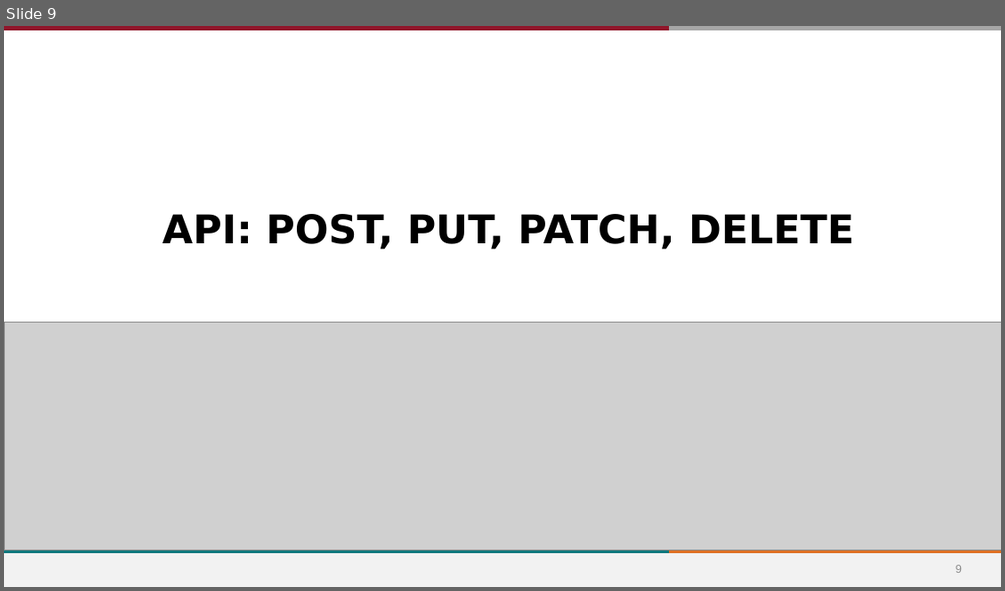
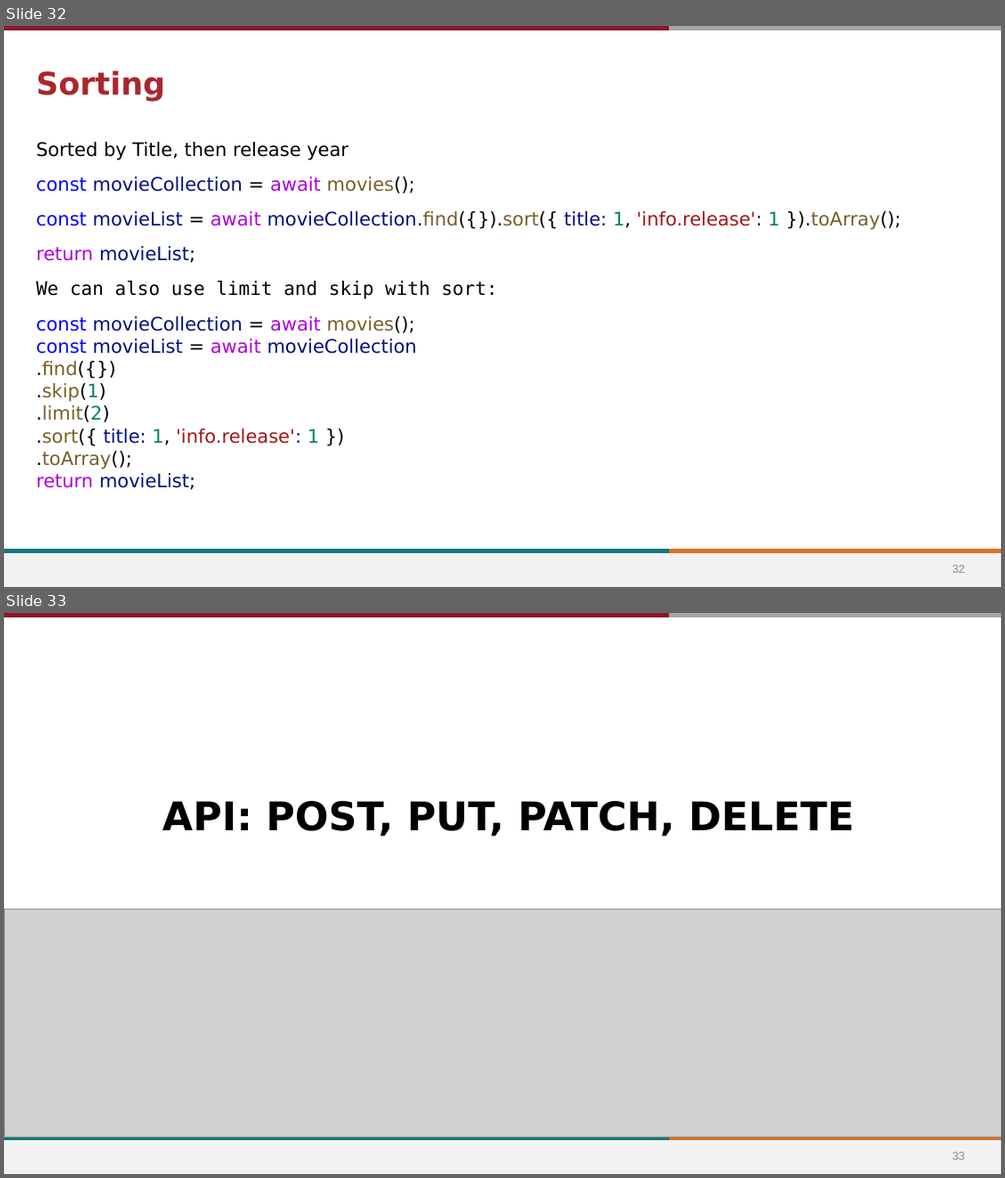
Before and after one commit to stevens-cs546-cs554/CS-546, a slide deck: lecture_06/API Development and Intermediate MongoDB.pptx. Shown one above the other, each under a label of ours: slide 9 before the commit, slides 32 and 33 after it. The pictures are 1005x591 and 1005x1178 pixels, drawn with LibreOffice and Linux fonts; fonts in the diff are those of the drawing; grey boxes stand for pictures; background and template pictures are left out. Boxes give left, top, right and bottom in pixels: in the first picture for what was removed or moved away, otherwise in the second. Text is boxed around its words. In the diff, an @@ line names an element or a change of style, - is before the commit and + after.

```diff
--- a/lecture_06/API Development and Intermediate MongoDB.pptx
+++ b/lecture_06/API Development and Intermediate MongoDB.pptx
@@ slide 32 added at bbox=[4, 26, 1001, 587], background #FFFFFF; not listed: 5 template elements that a slide beside it also shows @@
@@ title added at bbox=[36, 70, 165, 102], 30 pt, text #AB262E, bold @@
+Sorting
@@ text added at bbox=[36, 142, 900, 490], 18 pt, text #000000 @@
+Sorted by Title, then release year
+const movieCollection = await movies();
+const movieList = await movieCollection.find({}).sort({ title: 1, 'info.release': 1 }).toArray();
+return movieList;
+We can also use limit and skip with sort:
+const movieCollection = await movies();
+const movieList = await movieCollection
+.find({})
+.skip(1)
+.limit(2)
+.sort({ title: 1, 'info.release': 1 })
+.toArray();
+return movieList;
@@ page number added at bbox=[952, 564, 964, 572], 11 pt, text #8C8C8C @@
+32
@@ what was slide 9 is now slide 33 @@
@@ page number at bbox=[952, 1151, 964, 1159]: text changed @@
-9
+33
```
Also in this commit, not shown: 2 slides changed, 26 other slides added, 1 slide removed, 13 other files.
